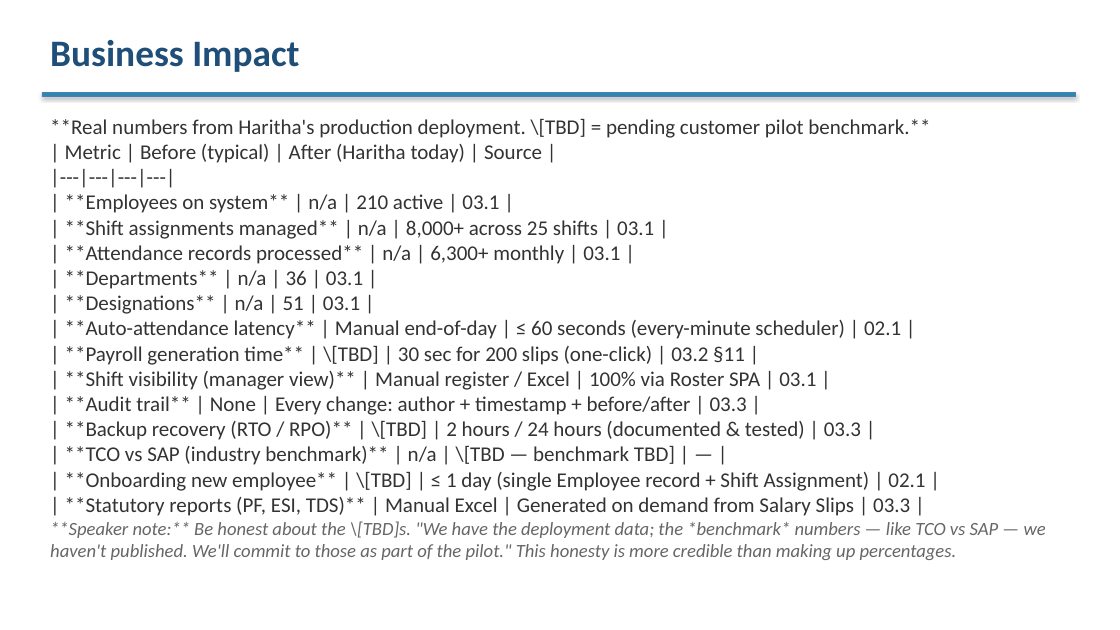
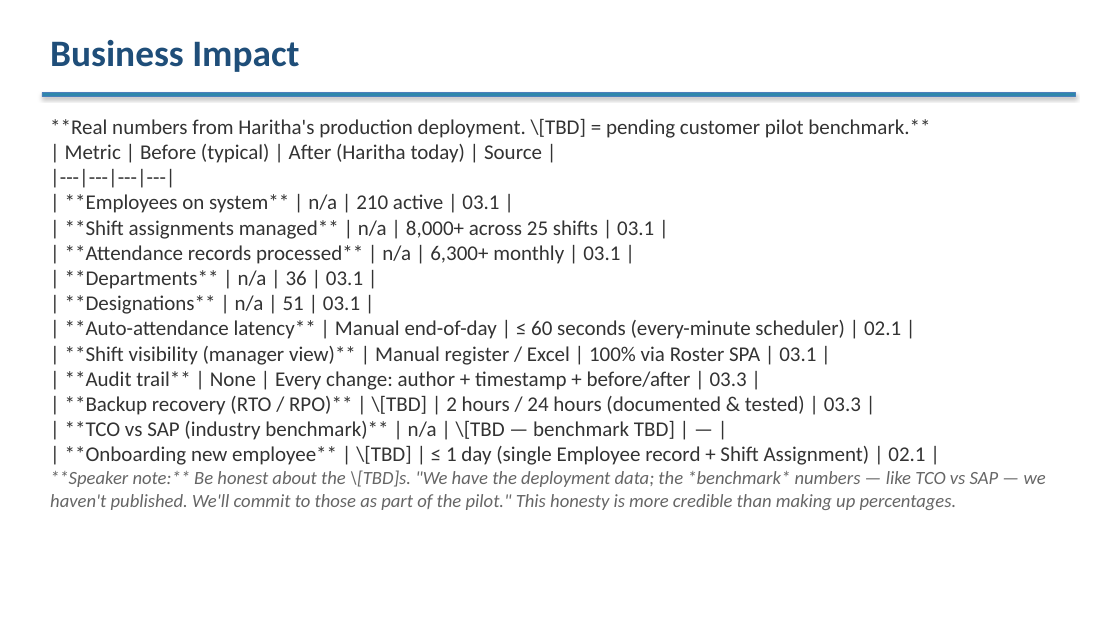
Before and after one commit to venkat-narasimha/haritha-hospitals, a slide deck: slide 11 of docs/phase6/03-client/03.4-client-presentation.pptx. Drawn at 1120x630 pixels with LibreOffice and Linux fonts; fonts in the diff are those of the drawing. Boxes give left, top, right and bottom in pixels: in the first picture for what was removed or moved away, otherwise in the second. Text is boxed around its words. In the diff, an @@ line names an element or a change of style, - is before the commit and + after.

```diff
--- a/docs/phase6/03-client/03.4-client-presentation.pptx
+++ b/docs/phase6/03-client/03.4-client-presentation.pptx
@@ text at [65,346,745,365]: paragraph removed @@
-| **Payroll generation time** | \[TBD] | 30 sec for 200 slips (one-click) | 03.2 §11 |
@@ text at [65,497,910,516]: paragraph removed @@
-| **Statutory reports (PF, ESI, TDS)** | Manual Excel | Generated on demand from Salary Slips | 03.3 |
```
Also in this commit, not shown: 4 other slides changed, 2 slides added, 2 slides removed, 1 other file.
